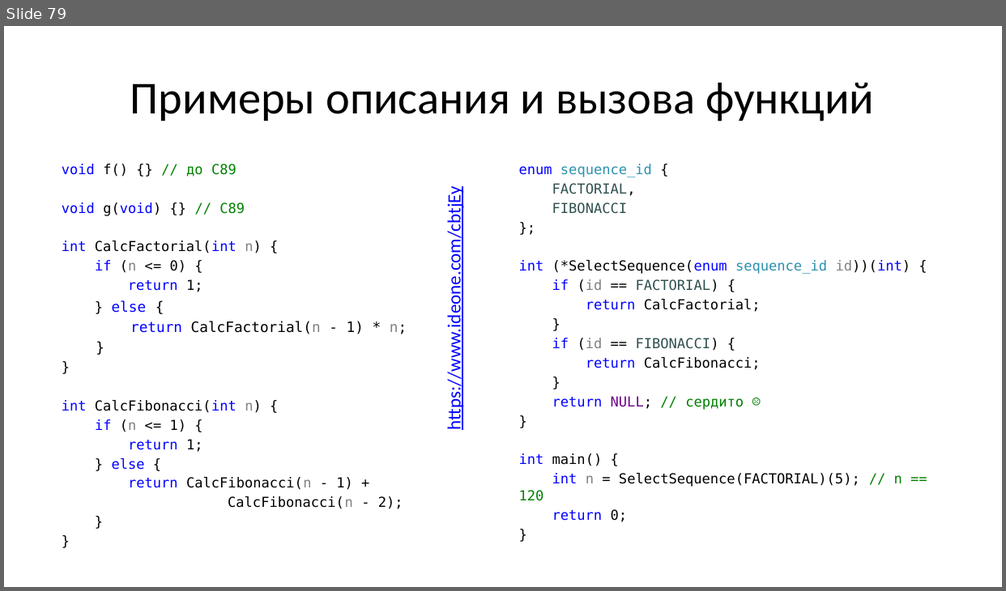
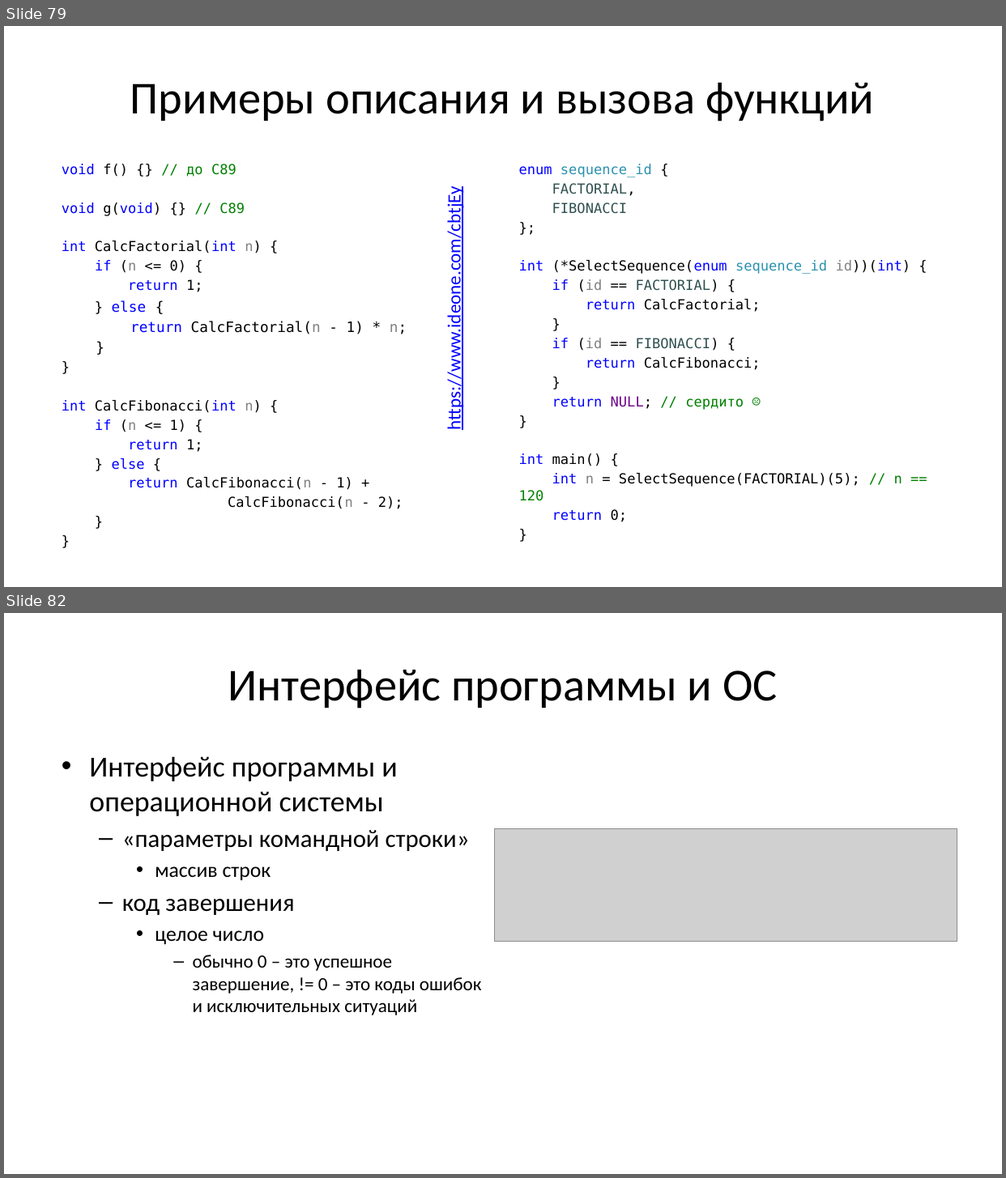
Before and after one commit to Evgueni-Petrov-aka-espetrov/Algorithms-and-Programming-in-C-pptx, a slide deck: 05 Функции.pptx. Shown one above the other, each under a label of ours: slide 79 before the commit, slides 79 and 82 after it; the slides between them are not shown. The pictures are 1006x591 and 1006x1178 pixels, drawn with LibreOffice and Linux fonts; fonts in the diff are those of the drawing; grey boxes stand for pictures. Boxes give left, top, right and bottom in pixels: in the first picture for what was removed or moved away, otherwise in the second. Text is boxed around its words. In the diff, an @@ line names an element or a change of style, - is before the commit and + after.

```diff
--- a/05 Функции.pptx
+++ b/05 Функции.pptx
@@ slide 82 added at (4, 613, 1002, 1174), background #FFFFFF @@
@@ title added at (228, 670, 777, 709), 44 pt, text #000000 @@
+Интерфейс программы и ОС
@@ text added at (89, 756, 482, 1016), 18 pt, text #000000 @@
+• Интерфейс программы и операционной системы
+  – «параметры командной строки»
+    • массив строк
+  – код завершения
+    • целое число
+      – обычно 0 – это успешное завершение, != 0 – это коды ошибок и исключительных ситуаций
@@ picture added at (495, 829, 957, 943) @@
```
Also in this commit, not shown: 3 other slides added.
